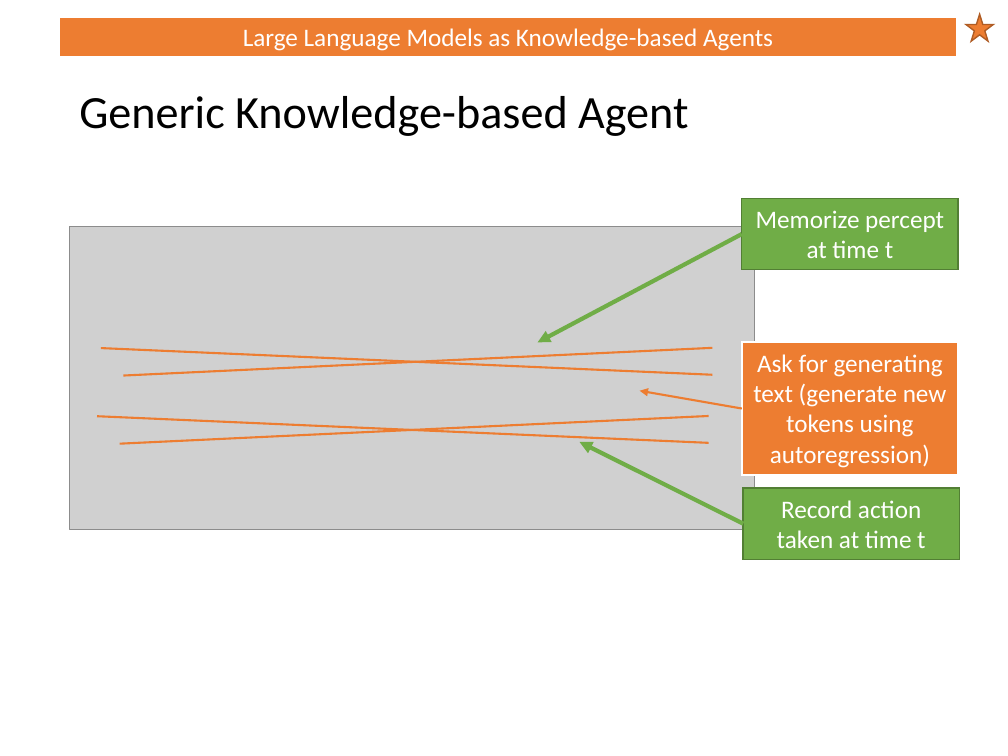
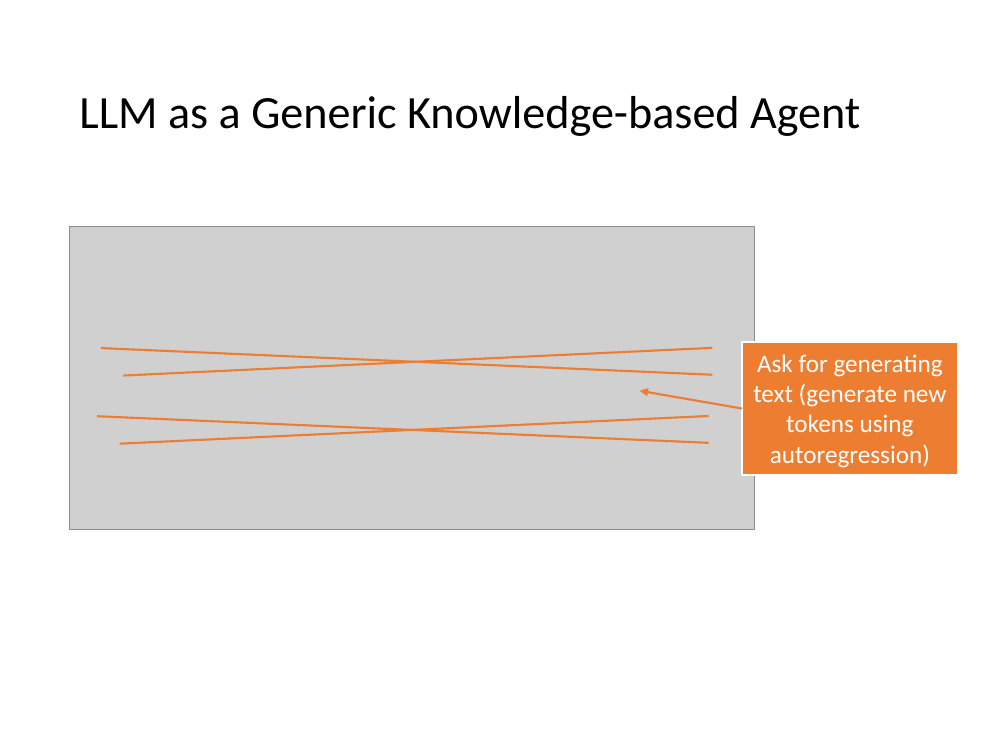
Before and after one commit to mhahsler/CS7320-AI, a slide deck: slide 13 of slides/07_knowledge-based.pptx (slide 41 before the commit). Drawn at 1008x756 pixels with LibreOffice and Linux fonts; fonts in the diff are those of the drawing; grey boxes stand for pictures. Boxes give left, top, right and bottom in pixels: in the first picture for what was removed or moved away, otherwise in the second. Text is boxed around its words. In the diff, an @@ line names an element or a change of style, - is before the commit and + after.

```diff
--- a/slides/07_knowledge-based.pptx
+++ b/slides/07_knowledge-based.pptx
@@ rectangle removed at bbox=[58, 17, 958, 57] @@
-Large Language Models as Knowledge-based Agents
@@ star removed at bbox=[966, 14, 993, 41] @@
@@ title at bbox=[79, 96, 860, 136]: text changed @@
-Generic Knowledge-based Agent
+LLM as a Generic Knowledge-based Agent
@@ rectangle removed at bbox=[742, 199, 959, 270] @@
-Memorize percept at time t
@@ arrow removed from (742, 234) to (537, 343) @@
@@ arrow removed from (743, 524) to (580, 442) @@
@@ rectangle removed at bbox=[743, 488, 960, 559] @@
-Record action taken at time t
```
Also in this commit, not shown: 26 other slides changed, 10 slides added, 5 slides removed, 2 other files.
